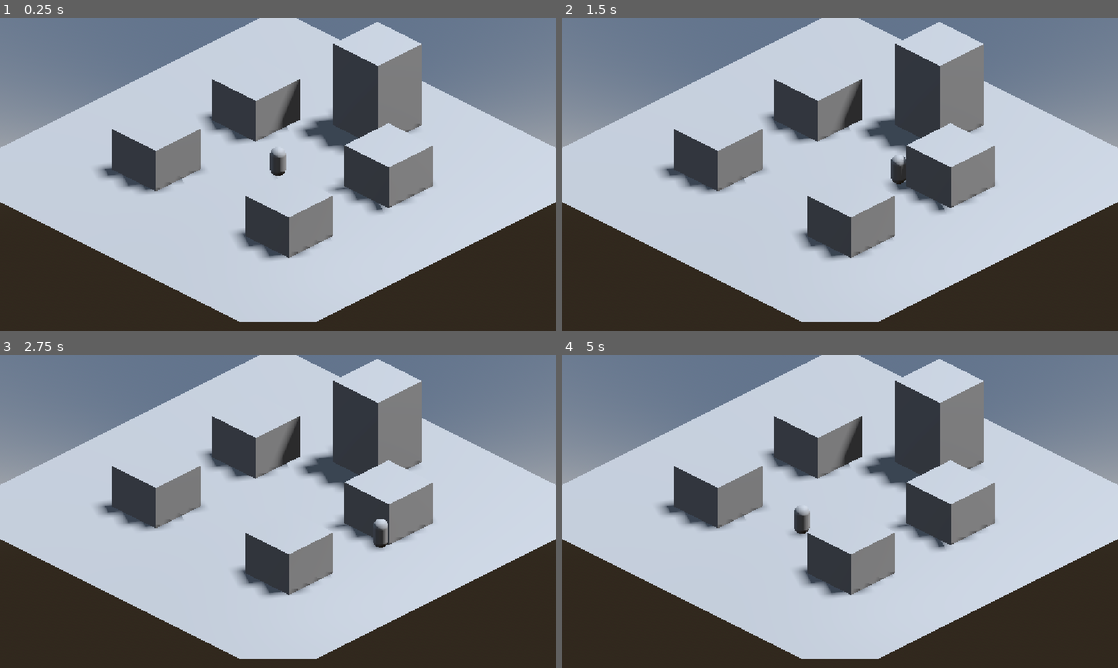
Above: before the commit, frames 1-4 (two rows, left to right).
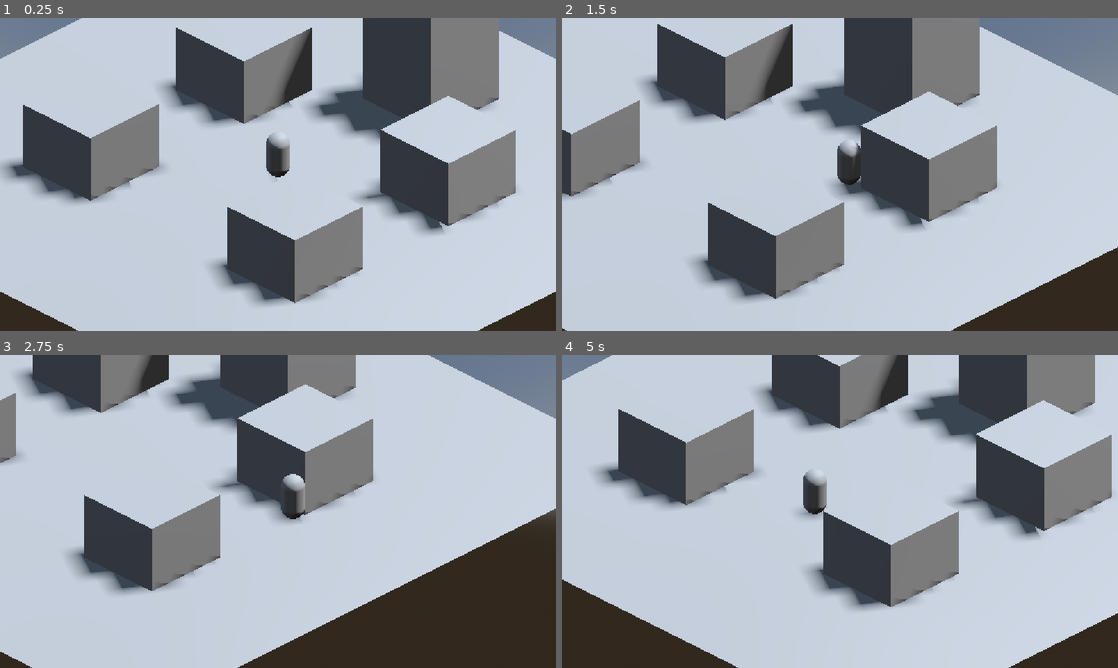
Above: after the commit, the same moments.

Repository: SauloAC/Pallbrook
Game: Godot game, scene res://scenes/mundo/Cidade.tscn
The game is run twice, just before and just after one commit, with the same random seed, the same clock (stepped at 60 frames per second) and the same inputs. The project has no main scene, so this scene is started directly.
Inputs:
- Up to frame 1 (0.25 s): no input
- Up to frame 2 (1.5 s): tap Enter at 0.5 s; hold D (move_right) 0.53-1.28 s; hold S (move_down) from 1.28 s (still down)
- Up to frame 3 (2.75 s): release S (move_down) at 2.03 s; hold D (move_right) from 2.03 s (still down)
- Up to frame 4 (5 s): release D (move_right) at 2.78 s; hold W (move_up) 2.78-3.53 s; hold A (move_left) from 3.53 s (still down)

The runs differ from the first frame. In frame 1, 61% of the frame differs, in the area x 0-100%, y 0-100%; in frame 2, 58%; in frame 3, 53%; in frame 4, 59%.

Commit message:
Camera isometrica seguindo o jogador

Diff:
--- a/scenes/mundo/Cidade.tscn
+++ b/scenes/mundo/Cidade.tscn
@@ -1,6 +1,7 @@
 [gd_scene format=3 uid="uid://cerldkexjome5"]
 
 [ext_resource type="Script" uid="uid://d1dgwf3vbiqkw" path="res://scripts/jogador/Jogador.gd" id="1_mtbfa"]
+[ext_resource type="Script" uid="uid://dqti13wid6dwe" path="res://scripts/camera/CameraFollow.gd" id="1_ocx82"]
 
 [sub_resource type="ProceduralSkyMaterial" id="ProceduralSkyMaterial_tslrp"]
 sky_horizon_color = Color(0.66224277, 0.6717428, 0.6867428, 1)
@@ -54,11 +55,13 @@
 transform = Transform3D(-0.8660254, -0.43301278, 0.25, 0, 0.49999997, 0.86602545, -0.50000006, 0.75, -0.43301266, 0, 0, 0)
 shadow_enabled = true
 
-[node name="Camera3D" type="Camera3D" parent="." unique_id=1656558175]
+[node name="Camera3D" type="Camera3D" parent="." unique_id=1656558175 node_paths=PackedStringArray("target")]
 transform = Transform3D(0.70710677, -0.35355338, 0.6123724, 0, 0.8660254, 0.5, -0.70710677, -0.35355338, 0.6123724, 10, 8.2, 10)
 projection = 1
 current = true
-size = 20.0
+size = 13.0
+script = ExtResource("1_ocx82")
+target = NodePath("../Jogador")
 
 [node name="Chao" type="MeshInstance3D" parent="." unique_id=1149399866]
 mesh = SubResource("PlaneMesh_t2dwb")
--- /dev/null
+++ b/scripts/camera/CameraFollow.gd
@@ -0,0 +1,18 @@
+extends Camera3D
+
+@export var target: Node3D
+@export var smoothing := 5.0
+
+var offset: Vector3
+
+func _ready() -> void:
+	if target:
+		# Keeps the distance the camera already has from the player
+		offset = global_position - target.global_position
+
+func _physics_process(delta: float) -> void:
+	if target == null:
+		return
+	var desired := target.global_position + offset
+	# Smooth follow: higher smoothing = tighter, lower = floatier
+	global_position = global_position.lerp(desired, 1.0 - exp(-smoothing * delta))
Not shown, added: scripts/camera/CameraFollow.gd.uid
